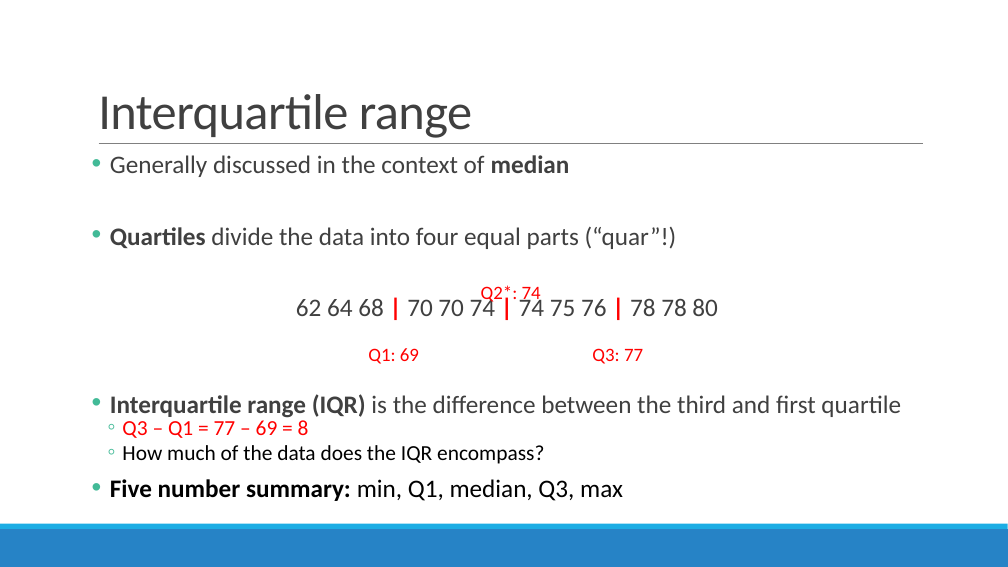
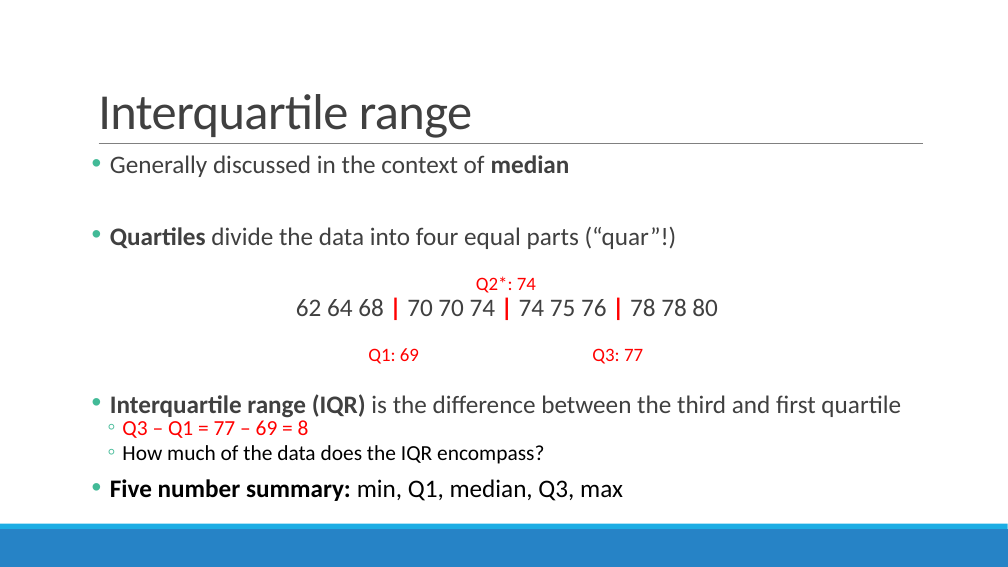
Before and after one commit to sjspielman/bio5312_fall2017, a slide deck: slide 21 of slides/intro.pptx. Drawn at 1008x567 pixels with LibreOffice and Linux fonts; fonts in the diff are those of the drawing. Boxes give left, top, right and bottom in pixels: in the first picture for what was removed or moved away, otherwise in the second. Text is boxed around its words. In the diff, an @@ line names an element or a change of style, - is before the commit and + after.

```diff
--- a/slides/intro.pptx
+++ b/slides/intro.pptx
@@ text "Q2*: 74": place and size @@
-text "Q2*: 74" at box(481, 285, 541, 305)
+text "Q2*: 74" at box(476, 276, 536, 293)
```
Also in this commit, not shown: 1 other slide changed, 2 other files.
